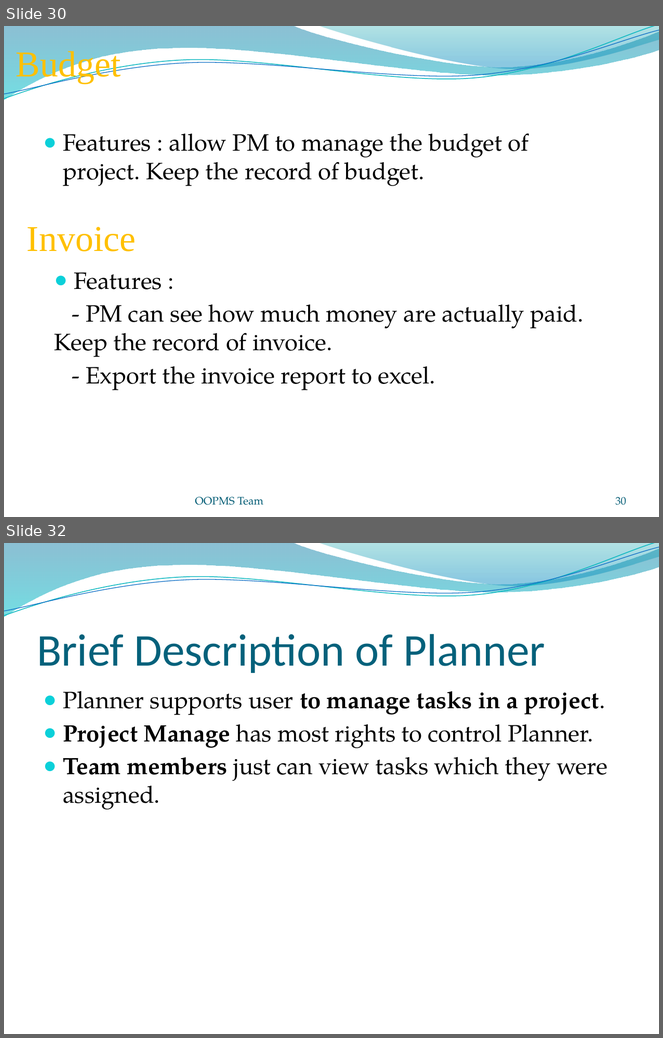
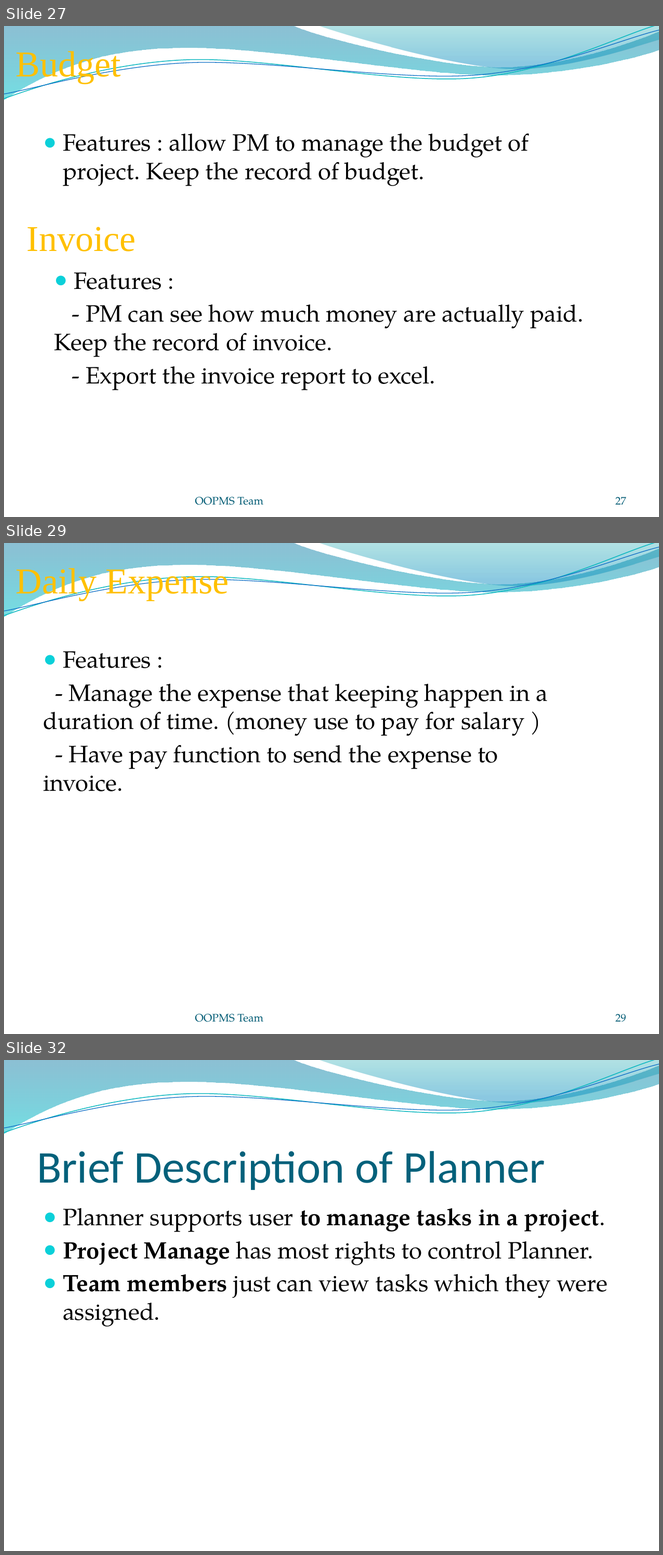
Before and after one commit to gofpattern/oopms, a slide deck: Document/Report/Presentation/OOPMS_Presentation_v1.0.pptx. Shown one above the other, each under a label of ours: slides 30 and 32 before the commit, slides 27, 29 and 32 after it; the slides between them are not shown. The pictures are 663x1038 and 663x1555 pixels, drawn with LibreOffice and Linux fonts; fonts in the diff are those of the drawing; background and template pictures are left out. Boxes give left, top, right and bottom in pixels: in the first picture for what was removed or moved away, otherwise in the second. Text is boxed around its words. In the diff, an @@ line names an element or a change of style, - is before the commit and + after.

```diff
--- a/Document/Report/Presentation/OOPMS_Presentation_v1.0.pptx
+++ b/Document/Report/Presentation/OOPMS_Presentation_v1.0.pptx
@@ slide 29 added at (4,543,659,1034), background picture (left out); not listed: 4 template elements that a slide beside it also shows @@
@@ text added at (16,565,229,600), 40 pt, text #FFC000 @@
+Daily Expense
@@ text added at (43,651,548,792), 26 pt, text #000000 @@
+● Features :
+- Manage the expense that keeping happen in a duration of time. (money use to pay for salary )
+- Have pay function to send the expense to invoice.
@@ text added at (195,1014,263,1022), 12 pt, text #045D75 @@
+OOPMS Team
@@ page number added at (616,1014,626,1022), 12 pt, text #045D75 @@
+29
@@ what was slide 30 is now slide 27 @@
@@ page number at (616,497,626,505): text changed @@
-30
+27
```
Also in this commit, not shown: 3 slides changed, 2 other slides added, 3 slides removed.
